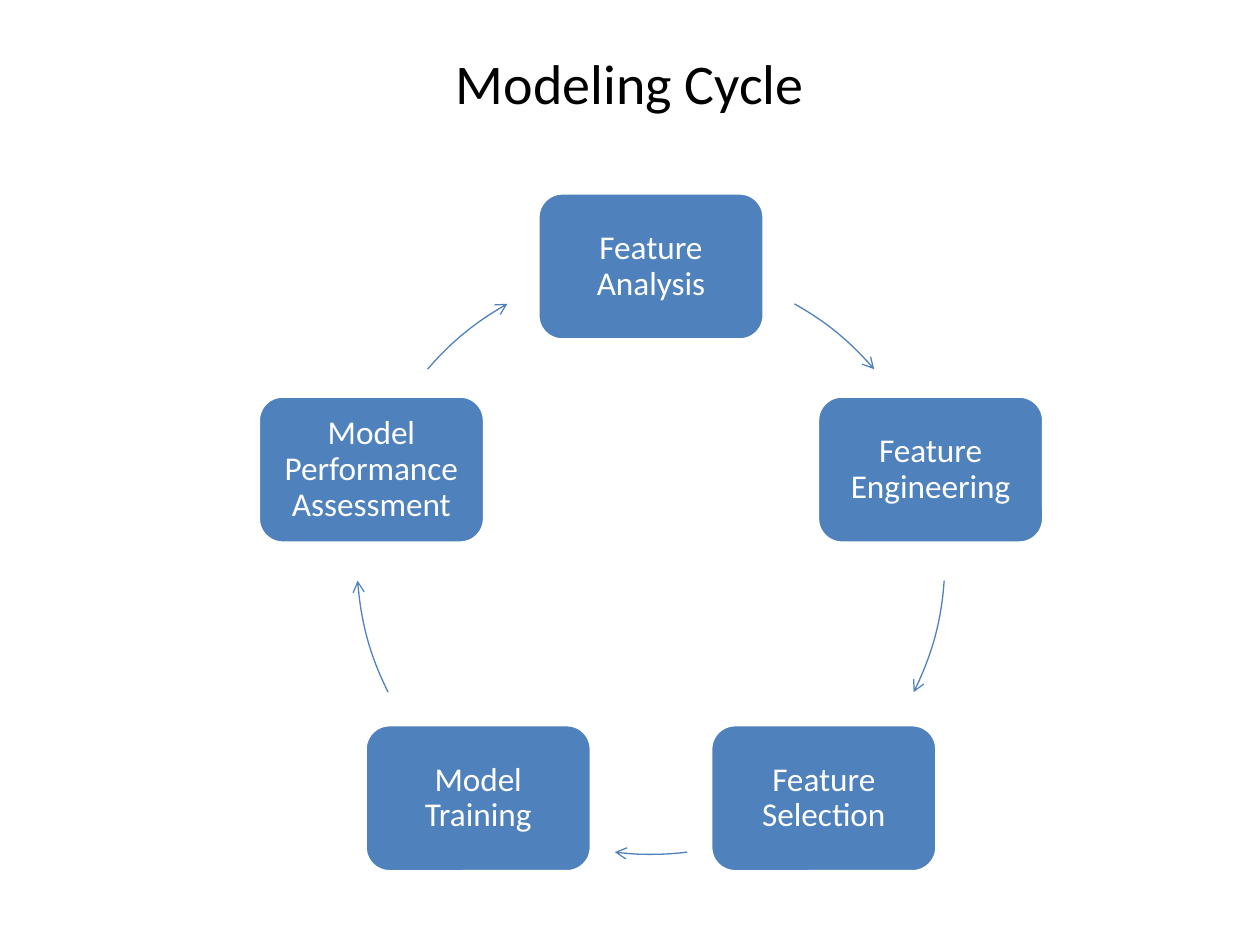
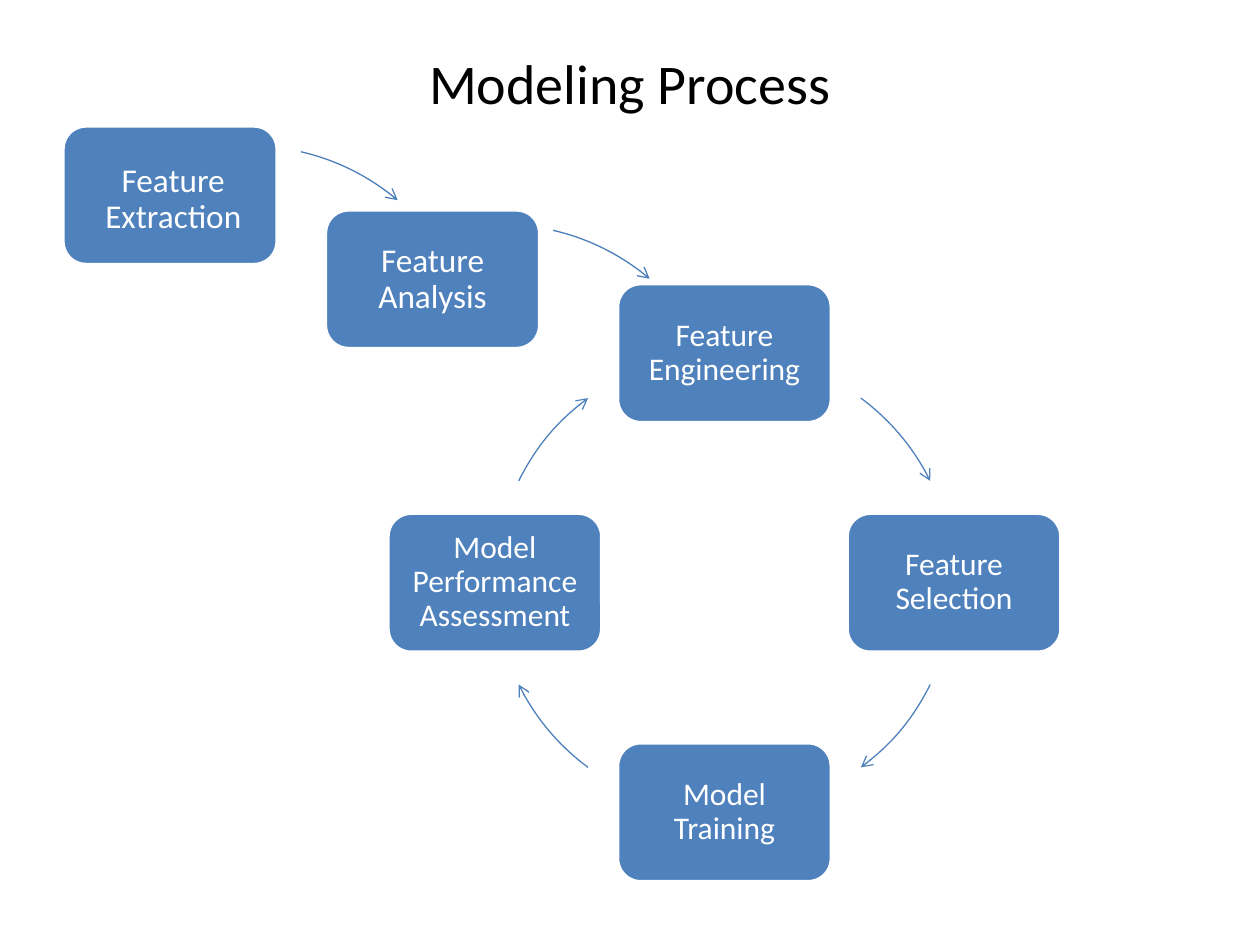
Before and after one commit to jimthompson5802/kaggle-OttoGroup, a slide deck: slide 6 of presentations/OttoGroupOverview.pptx. Drawn at 1260x945 pixels with LibreOffice and Linux fonts; fonts in the diff are those of the drawing. Boxes give left, top, right and bottom in pixels: in the first picture for what was removed or moved away, otherwise in the second. Text is boxed around its words. In the diff, an @@ line names an element or a change of style, - is before the commit and + after.

Commit message:
update

```diff
--- a/presentations/OttoGroupOverview.pptx
+++ b/presentations/OttoGroupOverview.pptx
@@ freeform shape added at bbox=[0, 74, 551, 677], outline #4B7EBC 0.75 pt @@
@@ title at bbox=[429, 65, 830, 114]: text changed @@
-Modeling Cycle
+Modeling Process
@@ rounded rectangle: place and size @@
-rounded rectangle at bbox=[365, 724, 592, 872]
+rounded rectangle at bbox=[63, 126, 277, 265]
@@ text added at bbox=[105, 170, 241, 228], 19 pt, text #FFFFFF @@
+Feature Extraction
@@ freeform shape at bbox=[200, 152, 803, 755]: outline #4F81BD 0.75 pt to #4B7EBC 0.75 pt; rotation 0 to 336 degrees; outline redrawn @@
@@ rounded rectangle added at bbox=[325, 210, 539, 349], fill #4F81BD, outline #FFFFFF 2 pt @@
@@ text "Feature Analysis": place and size @@
-text "Feature Analysis" at bbox=[597, 237, 705, 301]
+text "Feature Analysis" at bbox=[378, 250, 486, 314]
@@ rounded rectangle: place and size @@
-rounded rectangle at bbox=[538, 193, 765, 340]
+rounded rectangle at bbox=[617, 284, 832, 422]
@@ text "Feature Engineering": place and size @@
-text "Feature Engineering" at bbox=[851, 440, 1010, 504]
+text "Feature Engineering" at bbox=[649, 326, 800, 386]
@@ freeform shape: place and size @@
-freeform shape at bbox=[357, 266, 945, 854]
+freeform shape at bbox=[495, 353, 954, 811]
@@ freeform shape: place and size @@
-freeform shape at bbox=[357, 266, 945, 854]
+freeform shape at bbox=[495, 353, 954, 811]
@@ freeform shape: place and size @@
-freeform shape at bbox=[357, 266, 945, 854]
+freeform shape at bbox=[495, 353, 954, 811]
@@ freeform shape: place and size @@
-freeform shape at bbox=[357, 266, 945, 854]
+freeform shape at bbox=[495, 353, 954, 811]
@@ rounded rectangle: place and size @@
-rounded rectangle at bbox=[258, 396, 485, 543]
+rounded rectangle at bbox=[388, 513, 602, 651]
@@ text "Model Performance Assessment": place and size @@
-text "Model Performance Assessment" at bbox=[285, 421, 458, 516]
+text "Model Performance Assessment" at bbox=[413, 536, 577, 626]
@@ rounded rectangle: place and size @@
-rounded rectangle at bbox=[818, 396, 1045, 543]
+rounded rectangle at bbox=[847, 513, 1061, 651]
@@ size 19 to 18 pt in 4 elements at bbox=[674, 783, 775, 845], bbox=[413, 536, 577, 626], bbox=[649, 326, 800, 386], bbox=[896, 555, 1013, 609] @@
@@ text "Feature Selection": place and size @@
-text "Feature Selection" at bbox=[762, 769, 885, 826]
+text "Feature Selection" at bbox=[896, 555, 1013, 609]
@@ rounded rectangle: place and size @@
-rounded rectangle at bbox=[711, 724, 937, 872]
+rounded rectangle at bbox=[617, 743, 832, 882]
@@ text "Model Training": place and size @@
-text "Model Training" at bbox=[425, 768, 532, 832]
+text "Model Training" at bbox=[674, 783, 775, 845]
```
Also in this commit, not shown: 2 other slides changed, 1 slide added.
